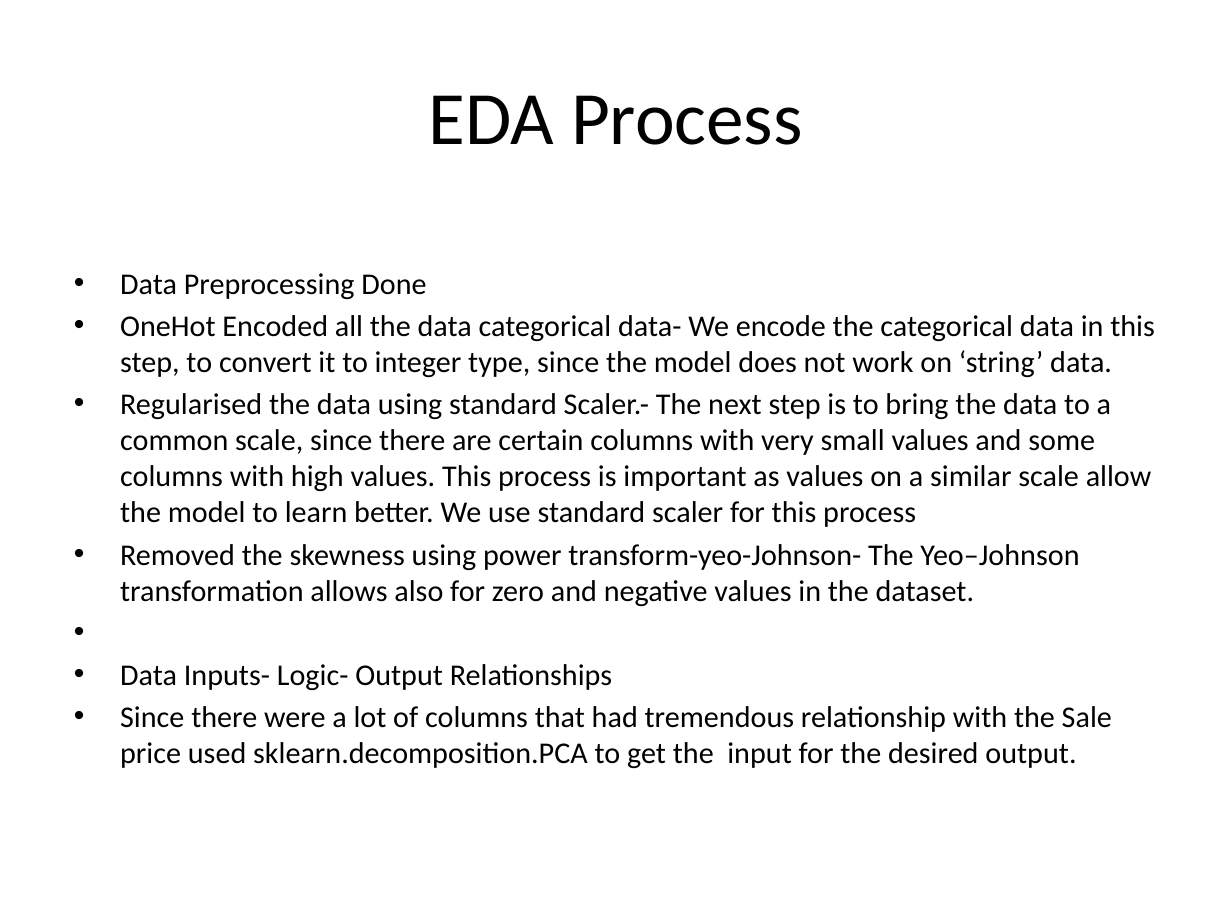
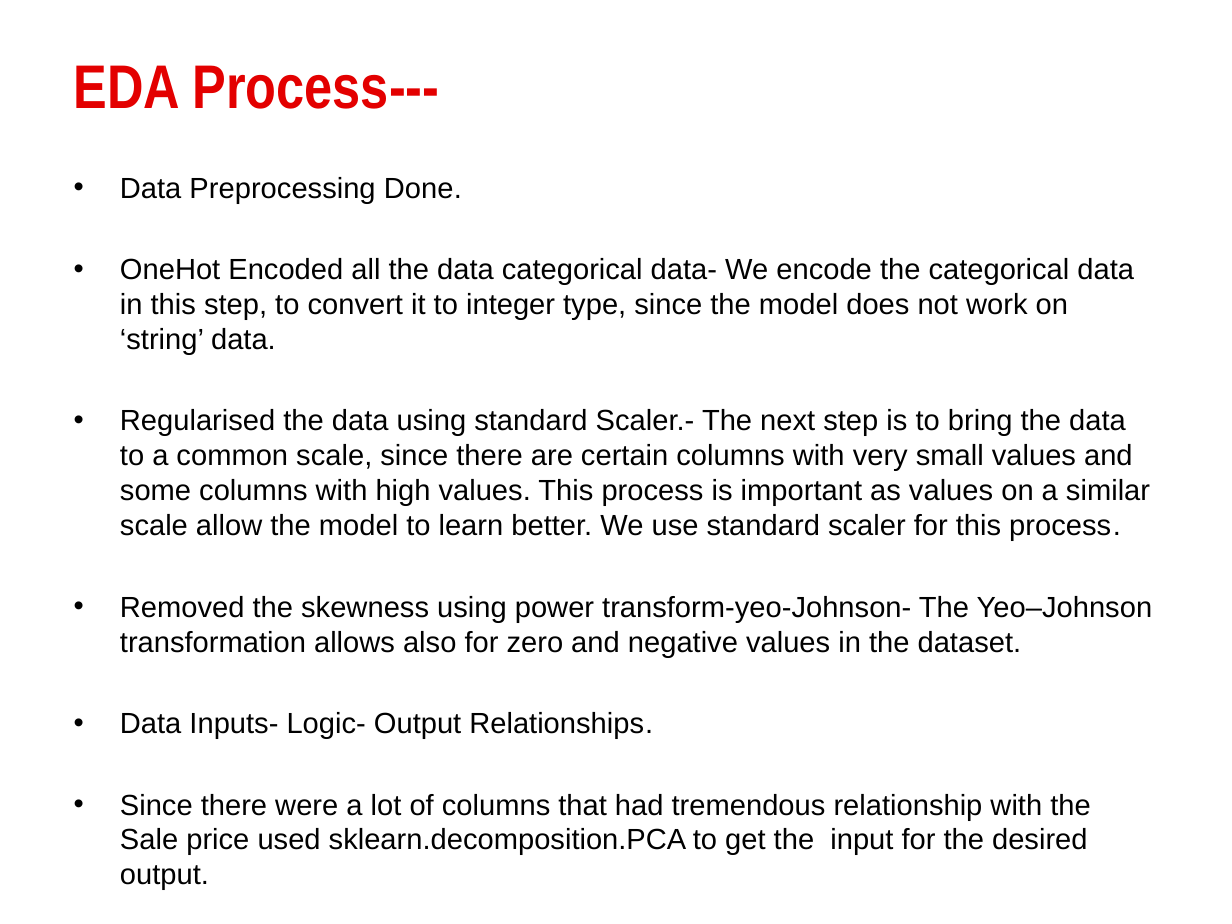
Before and after one commit to SudhanshuKumar19/Web-Scraping-Assignment-1, a slide deck: slide 4 of House Price Prediction PPT.pptx. Drawn at 1232x924 pixels with LibreOffice and Linux fonts; fonts in the diff are those of the drawing; background and template pictures are left out. Boxes give left, top, right and bottom in pixels: in the first picture for what was removed or moved away, otherwise in the second. Text is boxed around its words. In the diff, an @@ line names an element or a change of style, - is before the commit and + after.

```diff
--- a/House Price Prediction PPT.pptx
+++ b/House Price Prediction PPT.pptx
@@ title at <box>74,65,439,109</box>: text changed; size 44 to 36 pt; font Calibri to Arial Narrow; text colour #000000 to gradient #E30000 to #760303; bold on @@
-EDA Process
+EDA Process---
@@ text "Data Preprocessing Done.": place and size @@
-text "Data Preprocessing Done." at <box>120,273,1155,768</box>
+text "Data Preprocessing Done." at <box>120,177,1152,890</box>
@@ text at <box>120,177,462,203</box>: text changed; size 17.6 to 17 pt; font Calibri to Arial @@
-• Data Preprocessing Done
+• Data Preprocessing Done.
@@ text at <box>120,258,1152,890</box>: size 17.6 to 17 pt, font Calibri to Arial in "OneHot Encoded all the data categorical data- ...", "Removed the skewness using power transform-yeo-Johnson- The ...", "Since there were a lot of columns ..." @@
@@ text at <box>120,409,1150,540</box>: text changed; size 17.6 to 17 pt; font Calibri to Arial @@
-• Regularised the data using standard Scaler.- The next step is to bring the data to a common scale, since there are certain columns with very small values and some columns with high values. This process is important as values on a similar scale allow the model to learn better. We use standard scaler for this process
+• Regularised the data using standard Scaler.- The next step is to bring the data to a common scale, since there are certain columns with very small values and some columns with high values. This process is important as values on a similar scale allow the model to learn better. We use standard scaler for this process.
@@ text at <box>120,712,653,738</box>: text changed; size 17.6 to 17 pt; font Calibri to Arial @@
-• Data Inputs- Logic- Output Relationships
+• Data Inputs- Logic- Output Relationships.
```
Also in this commit, not shown: 11 other slides changed, 3 slides added, 1 slide removed.
